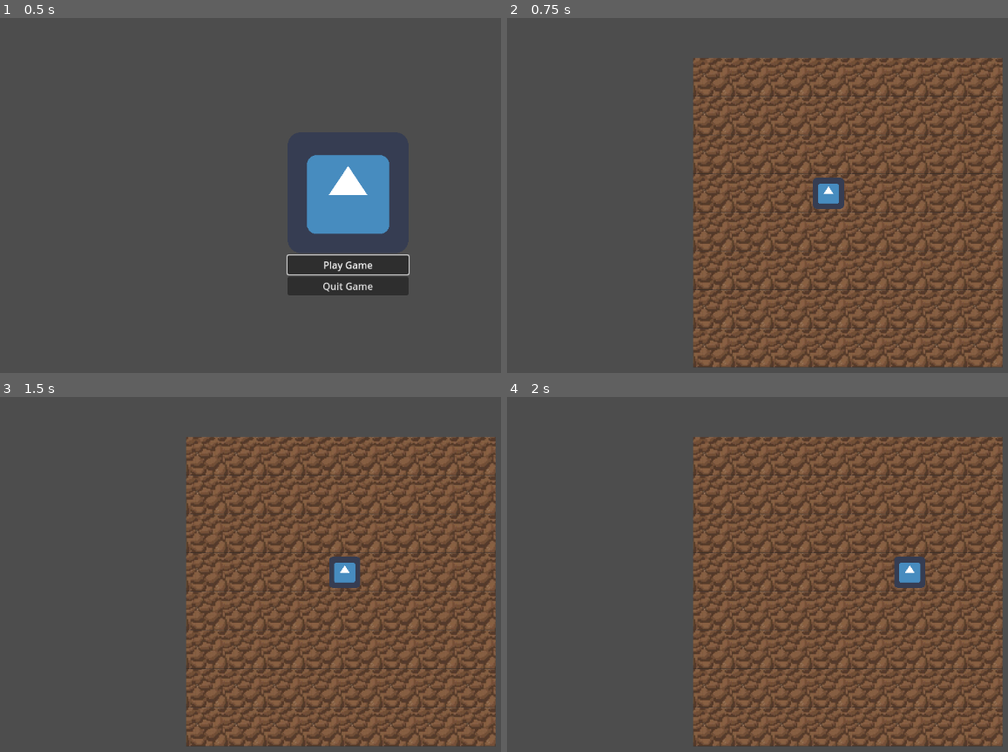
Above: before the commit, frames 1-4 (two rows, left to right).
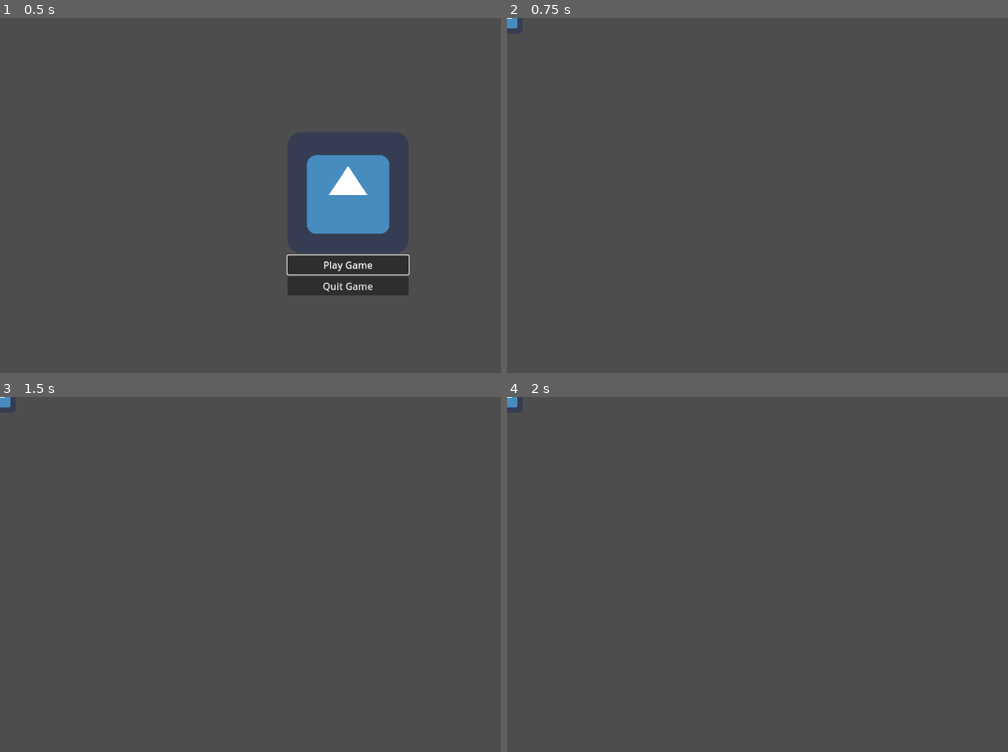
Above: after the commit, the same moments.

Repository: bardunbar/galway-game-jam-23
Game: Godot game, scene res://screens/main_menu/main_menu_scene.tscn
The game is run twice, just before and just after one commit, with the same random seed, the same clock (stepped at 60 frames per second) and the same inputs. The engine's default icon, where the game draws it, is replaced by a stand-in: a white triangle on a blue panel in a dark square.
Inputs:
- Up to frame 1 (0.5 s): no input
- Up to frame 2 (0.75 s): click "Play Game" at 0.5 s
- Up to frame 3 (1.5 s): tap Enter at 1.25 s; hold Right (move_right) from 1.28 s (still down)
- Up to frame 4 (2 s): keep holding Right (move_right)

Frame 1 is identical in both runs. In frame 2, 53% of the frame differs, in the area x 0-99%, y 0-99%; in frame 3, 53%; in frame 4, 53%.
Error after the commit: Invalid assignment of property or key 'grid_position' with value of type 'Vector2i' on a base object of type 'Node2D (Tile)'. (res://screens/game/grid/grid.gd:…

Commit message:
Fixes issue with bounds checking in grid.

Diff:
--- a/project/screens/game/grid/grid.gd
+++ b/project/screens/game/grid/grid.gd
@@ -28,8 +28,7 @@
 	return get_tile(startingGridLocation.x, startingGridLocation.y).global_position
 
 func canMove(x: int, y: int) -> bool:
-	# TODO: check for tile type (i.e. tree/rock)
-	return get_tile(x, y) != null
+	return x >= 0 and x < grid_width and y >= 0 and y < grid_height
 
 func initialize(inGame: GameScript):
 	game = inGame
@@ -43,6 +42,7 @@
 			tile.position.x += (tile_size * j)
 			tile.position.y += (tile_size * i)
 
+			tile.grid_position = Vector2i(j, i)
 			current_tiles[i].append(tile)
 
 			add_child(tile)
